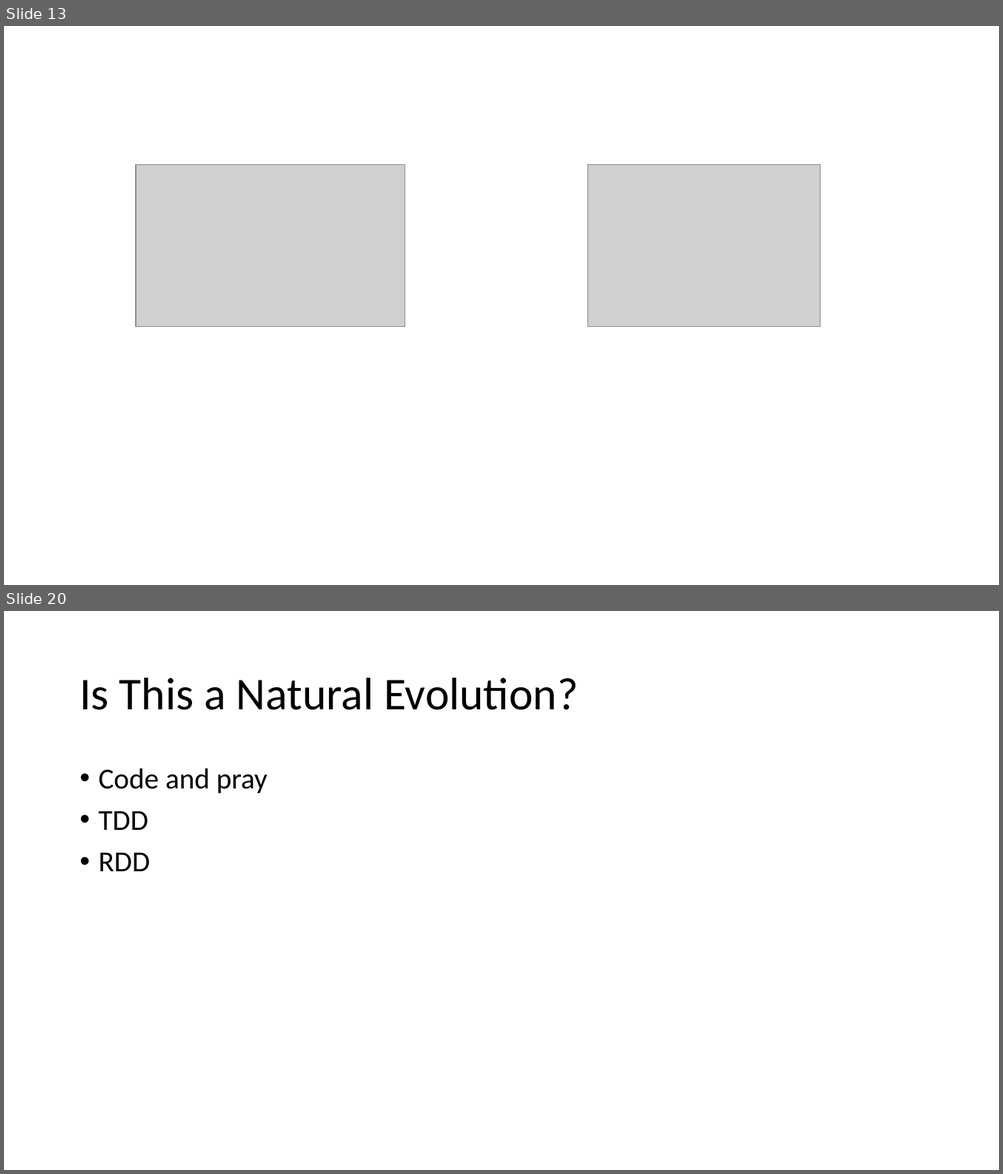
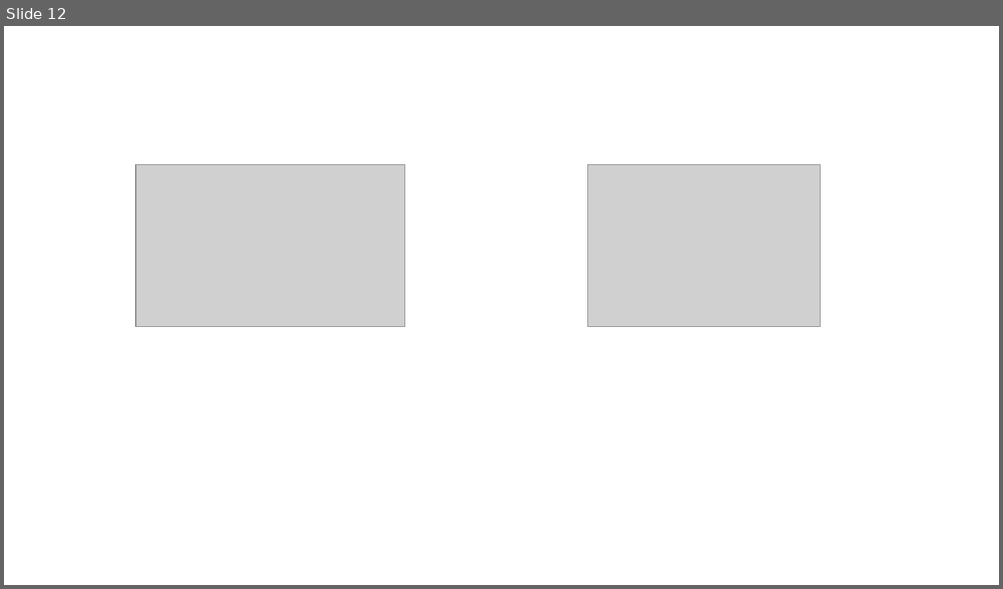
Before and after one commit to jamessdixon/REPL-Driven-Development, a slide deck: REPL-Driven-Development.pptx. Shown one above the other, each under a label of ours: slides 13 and 20 before the commit, slide 12 after it; the slides between them are not shown. The pictures are 1003x1174 and 1003x589 pixels, drawn with LibreOffice and Linux fonts; fonts in the diff are those of the drawing; grey boxes stand for pictures. Boxes give left, top, right and bottom in pixels: in the first picture for what was removed or moved away, otherwise in the second. Text is boxed around its words. In the diff, an @@ line names an element or a change of style, - is before the commit and + after.

```diff
--- a/REPL-Driven-Development.pptx
+++ b/REPL-Driven-Development.pptx
@@ slide 20 removed at (4,611,999,1170), background #FFFFFF @@
@@ title removed at (79,678,578,710) @@
-Is This a Natural Evolution?
@@ text removed at (99,768,267,871) @@
-• Code and pray
-• TDD
-• RDD
@@ what was slide 13 is now slide 12 @@
```
Also in this commit, not shown: 5 slides changed, 4 slides added, 3 other slides removed, 30 other files.
